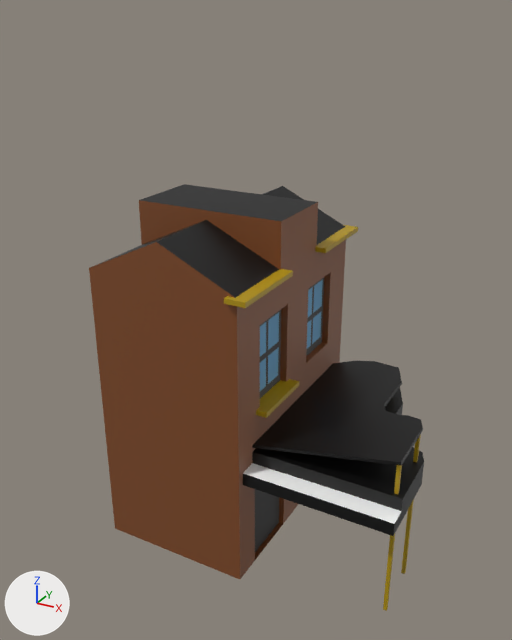
The OBJ model res/models/Budynki/modele/jazz2.obj as it was, and as the next commit left it.
Both versions are drawn from a 50 mm lens placed at (7.77, -16.56, 10.36), pointed at (-0.52, -1.48, 2.82). Lighting does not change. The marker at lower left points along +X, +Y and +Z. Where no turn or scale is listed for an object, it has been applied to the vertices.
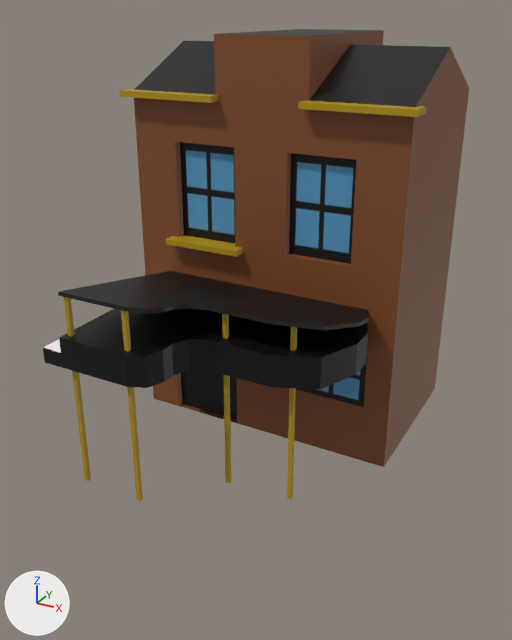
Pixel boxes (x1, y1, x2, y2) of what changed, in the pictures (512 x 640 px; the box of a moved part takes in the faces that stretch with it):
'Cube.094', reshaped (27% wider, 11% taller): before (89, 184, 424, 611); after (43, 29, 469, 501)
part 1 of me_cube_094, moved or reshaped (not visible before): after (287, 327, 297, 499)
part 2 of me_cube_094, moved or reshaped: before (243, 387, 424, 536); after (43, 308, 368, 389)
part 3 of me_cube_094, moved or reshaped: before (252, 361, 423, 465); after (58, 271, 370, 330)
part 4 of me_cube_094, moved or reshaped: before (383, 465, 402, 611); after (64, 297, 91, 481)
part 5 of me_cube_094, moved or reshaped: before (401, 434, 421, 574); after (121, 310, 143, 501)
part 6 of me_cube_094, moved or reshaped (not visible before): after (222, 314, 231, 484)
part 7 of me_cube_094, moved or reshaped: before (89, 184, 346, 579); after (134, 29, 469, 467)
part 8 of me_cube_094, moved or reshaped: before (315, 225, 358, 253); after (298, 101, 427, 117)
part 9 of me_cube_094, moved or reshaped: before (224, 269, 293, 308); after (120, 88, 218, 103)
part 10 of me_cube_094, moved or reshaped: before (256, 379, 299, 418); after (166, 235, 243, 257)

The edits, one by one:
me_cube_094 has 259 vertices, 196 faces and spans x -4.54..4.12, y -3.4..3.69, z -4.41..5.44.
me_cube_094 is used by ob_cube_094; location (0.0, 0.0, 0.0).
me_cube_094 part 1: the loose piece of 8 vertices spanning x 2.15..2.25, y 2.13..2.23, z -4.35..0.06 is turned -90 degrees about the z axis through its middle, then moved by (-0.16, -6.68, 4.41).
me_cube_094 part 2: the loose piece of 45 vertices spanning x -0.68..4.12, y -3.04..3.26, z -1.29..-0.55 is turned -90 degrees about the z axis through its middle, then moved by (-1.76, -4.13, 4.41).
me_cube_094 part 3: the loose piece of 36 vertices spanning x -0.69..4.0, y -2.5..3.26, z -0.55..0.46 is turned -90 degrees about the z axis through its middle, then moved by (-1.42, -4.33, 4.41).
me_cube_094 part 4: the loose piece of 8 vertices spanning x 3.86..3.96, y -2.4..-2.3, z -4.35..0.37 is turned -90 degrees about the z axis through its middle, then moved by (-6.4, -3.86, 4.41).
me_cube_094 part 5: the loose piece of 8 vertices spanning x 3.86..3.96, y -0.86..-0.76, z -4.35..0.37 is turned -90 degrees about the z axis through its middle, then moved by (-4.87, -5.4, 4.41).
me_cube_094 part 6: the loose piece of 8 vertices spanning x 2.33..2.43, y 0.6..0.7, z -4.35..0.09 is turned -90 degrees about the z axis through its middle, then moved by (-1.88, -5.33, 4.41).
me_cube_094 part 7: the loose piece of 122 vertices spanning x -4.54..-0.07, y -3.24..3.54, z -4.41..5.44 is multiplied about its middle by the matrix ((0.0, 1.03, 0.0), (-1.0, 0.0, 0.0), (0.0, 0.0, 1.0)), then moved by (2.31, -0.15, 4.41).
me_cube_094 part 8: the loose piece of 8 vertices spanning x -0.33..0.25, y 1.2..3.69, z 4.02..4.16 is turned -90 degrees about the z axis through its middle and scaled by 1.03, then moved by (2.41, -4.72, 4.41).
me_cube_094 part 9: the loose piece of 8 vertices spanning x -0.33..0.25, y -3.4..-0.9, z 4.02..4.16 is turned -90 degrees about the z axis through its middle and scaled by 1.03, then moved by (-2.33, -0.12, 4.41).
Part 10, on me_cube_094:
Vertex 235 of me_cube_094 moves from (-0.33, -2.31, 0.49) to (-2.53, -1.98, 4.9).
Vertex 236 of me_cube_094 moves from (-0.33, -2.31, 0.63) to (-2.53, -1.98, 5.04).
Vertex 237 of me_cube_094 moves from (-0.33, -0.31, 0.49) to (-0.47, -1.98, 4.9).
Vertex 238 of me_cube_094 moves from (-0.33, -0.31, 0.63) to (-0.47, -1.98, 5.04).
Vertex 239 of me_cube_094 moves from (0.25, -2.31, 0.49) at pixel (266, 417) to (-2.53, -2.56, 4.9) at pixel (165, 244).
Vertex 240 of me_cube_094 moves from (0.25, -2.31, 0.63) at pixel (266, 413) to (-2.53, -2.56, 5.04) at pixel (165, 238).
Vertex 241 of me_cube_094 moves from (0.25, -0.31, 0.49) at pixel (299, 385) to (-0.47, -2.56, 4.9) at pixel (236, 256).
Vertex 242 of me_cube_094 moves from (0.25, -0.31, 0.63) at pixel (299, 381) to (-0.47, -2.56, 5.04) at pixel (236, 251).
